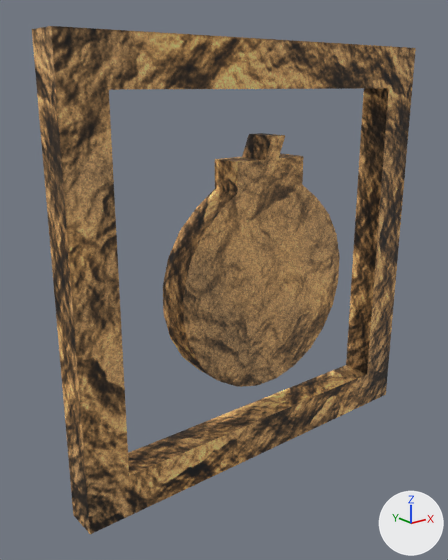
One commit to the FBX model Assets/Map/bonusBomb.fbx: the scene before it, then after it.
One viewpoint serves both versions: a camera (50 mm lens) standing at (-0.964, -1.073, 0.935) and looking at (-0.072, 0.042, 0.489). The lights are fixed; the arrows at lower right show +X, +Y and +Z. Where no turn or scale is listed for an object, it has been applied to the vertices.

Objects in the first picture: '03_Bomb 1.001'.
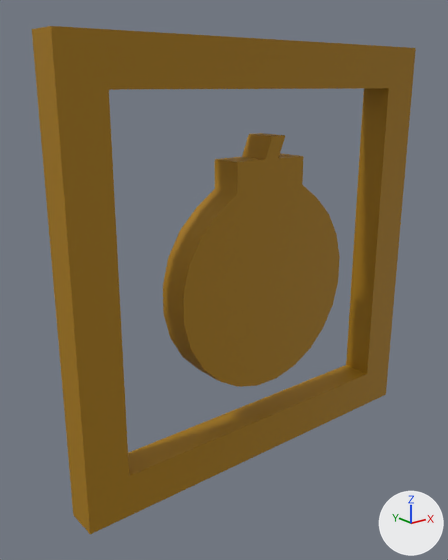
Edits to the bpy script that builds the scene:
```text
Change mat_powerup03_001:
    remove mat_powerup03_001.texture = img_rocher_or_tga  # with its transparency
    add mat_powerup03_001.base_color = (0.377, 0.187, 0.0)  # yellow #a57800
```

Pixel boxes [x1, y1, x2, y2] of what changed, in the pictures (448 x 560 px):
'03_Bomb 1.001', surface changed: [32, 26, 416, 534] in both
